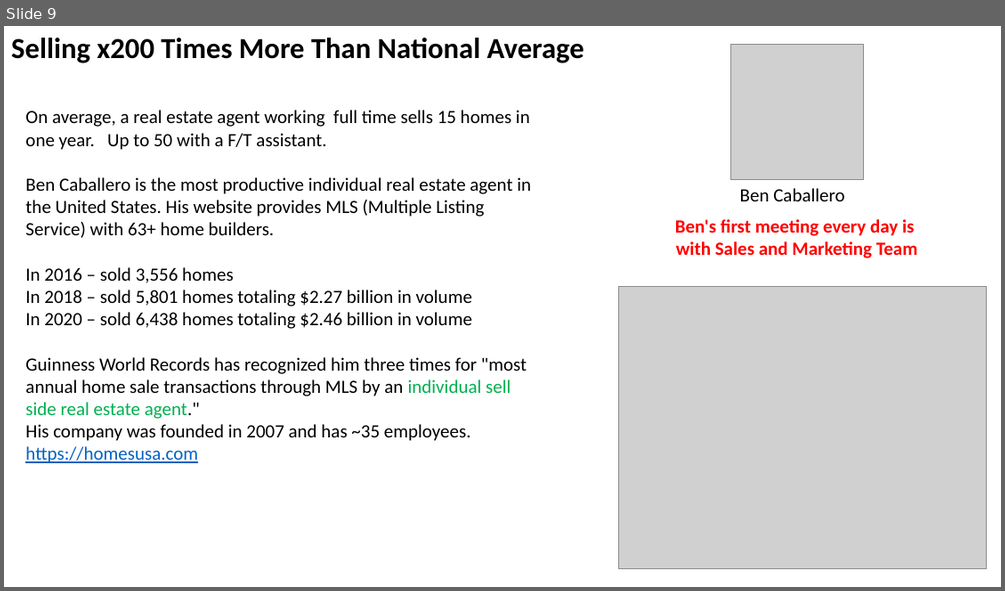
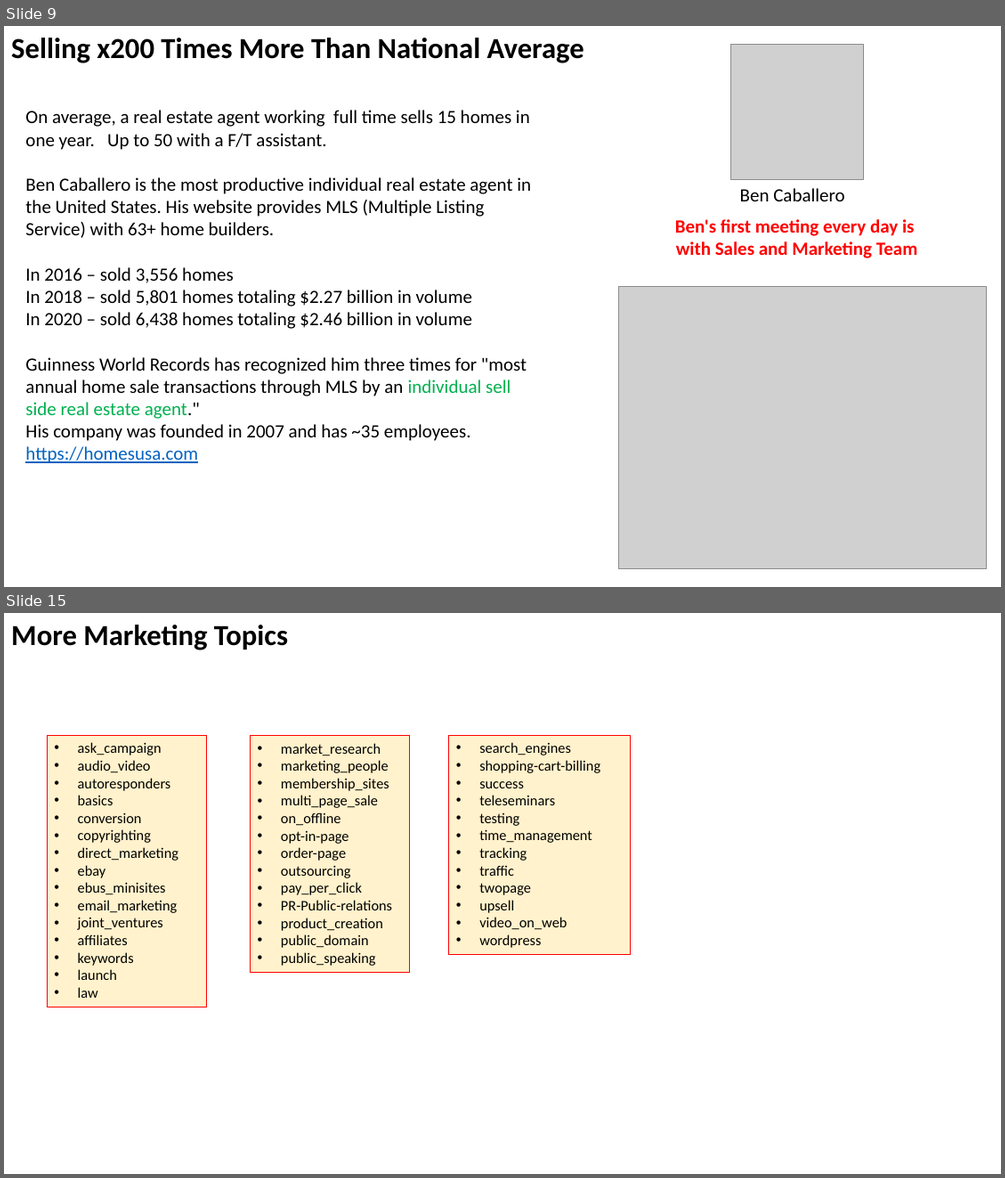
Before and after one commit to lselector/marketing, a slide deck: Marketing.pptx. Shown one above the other, each under a label of ours: slide 9 before the commit, slides 9 and 15 after it; the slides between them are not shown. The pictures are 1005x591 and 1005x1178 pixels, drawn with LibreOffice and Linux fonts; fonts in the diff are those of the drawing; grey boxes stand for pictures. Boxes give left, top, right and bottom in pixels: in the first picture for what was removed or moved away, otherwise in the second. Text is boxed around its words. In the diff, an @@ line names an element or a change of style, - is before the commit and + after.

```diff
--- a/Marketing.pptx
+++ b/Marketing.pptx
@@ slide 15 added at (4,613,1001,1174), background #FFFFFF @@
@@ text added at (11,625,288,650), 28 pt, text #000000, bold @@
+More Marketing Topics
@@ rectangle added at (47,736,207,1008), fill #FFF2CC, outline #FF0000 0.75 pt, 14 pt, text #000000 @@
+• ask_campaign
+• audio_video
+• autoresponders
+• basics
+• conversion
+• copyrighting
+• direct_marketing
+• ebay
+• ebus_minisites
+• email_marketing
+• joint_ventures
+• affiliates
+• keywords
+• launch
+• law
@@ rectangle added at (250,736,410,972), fill #FFF2CC, outline #FF0000 0.75 pt, 14 pt, text #000000 @@
+• market_research
+• marketing_people
+• membership_sites
+• multi_page_sale
+• on_offline
+• opt-in-page
+• order-page
+• outsourcing
+• pay_per_click
+• PR-Public-relations
+• product_creation
+• public_domain
+• public_speaking
@@ rectangle added at (449,736,631,955), fill #FFF2CC, outline #FF0000 0.75 pt, 14 pt, text #000000 @@
+• search_engines
+• shopping-cart-billing
+• success
+• teleseminars
+• testing
+• time_management
+• tracking
+• traffic
+• twopage
+• upsell
+• video_on_web
+• wordpress
```
Also in this commit, not shown: 2 slides changed, 3 other slides added.
